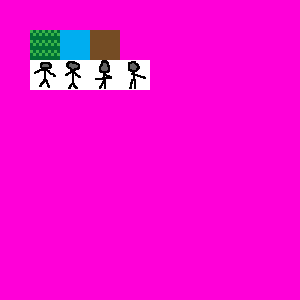
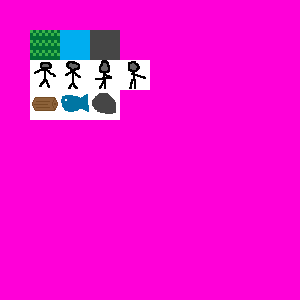
Comparing the layer stacks of the two (300, 300) images. Changes:
painted on "textures" over [90, 30, 120, 60]
added layer "items" above "Layer 0" over [32, 93, 116, 114]
painted on "Layer 0" over [30, 90, 120, 120]
